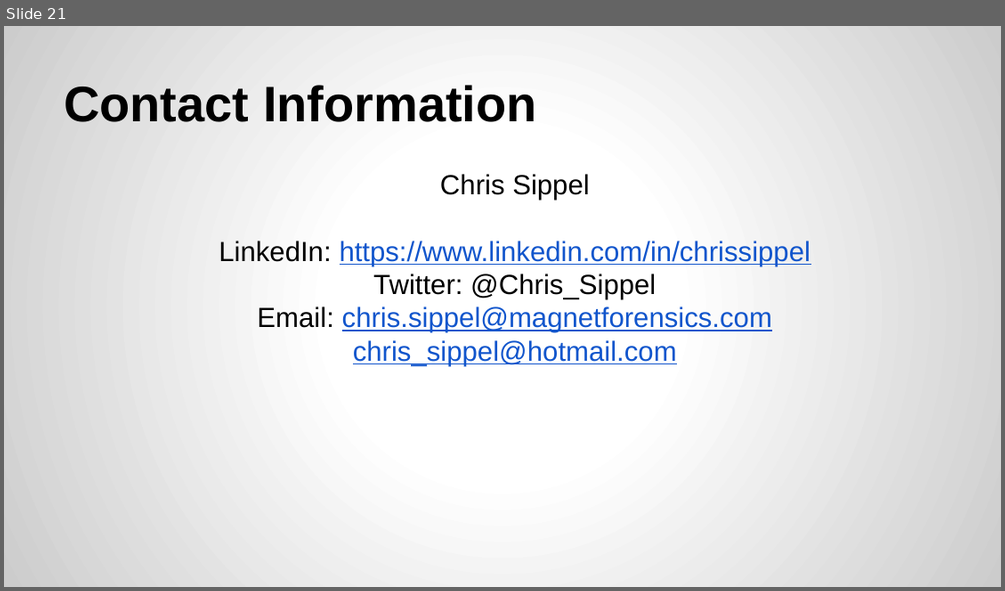
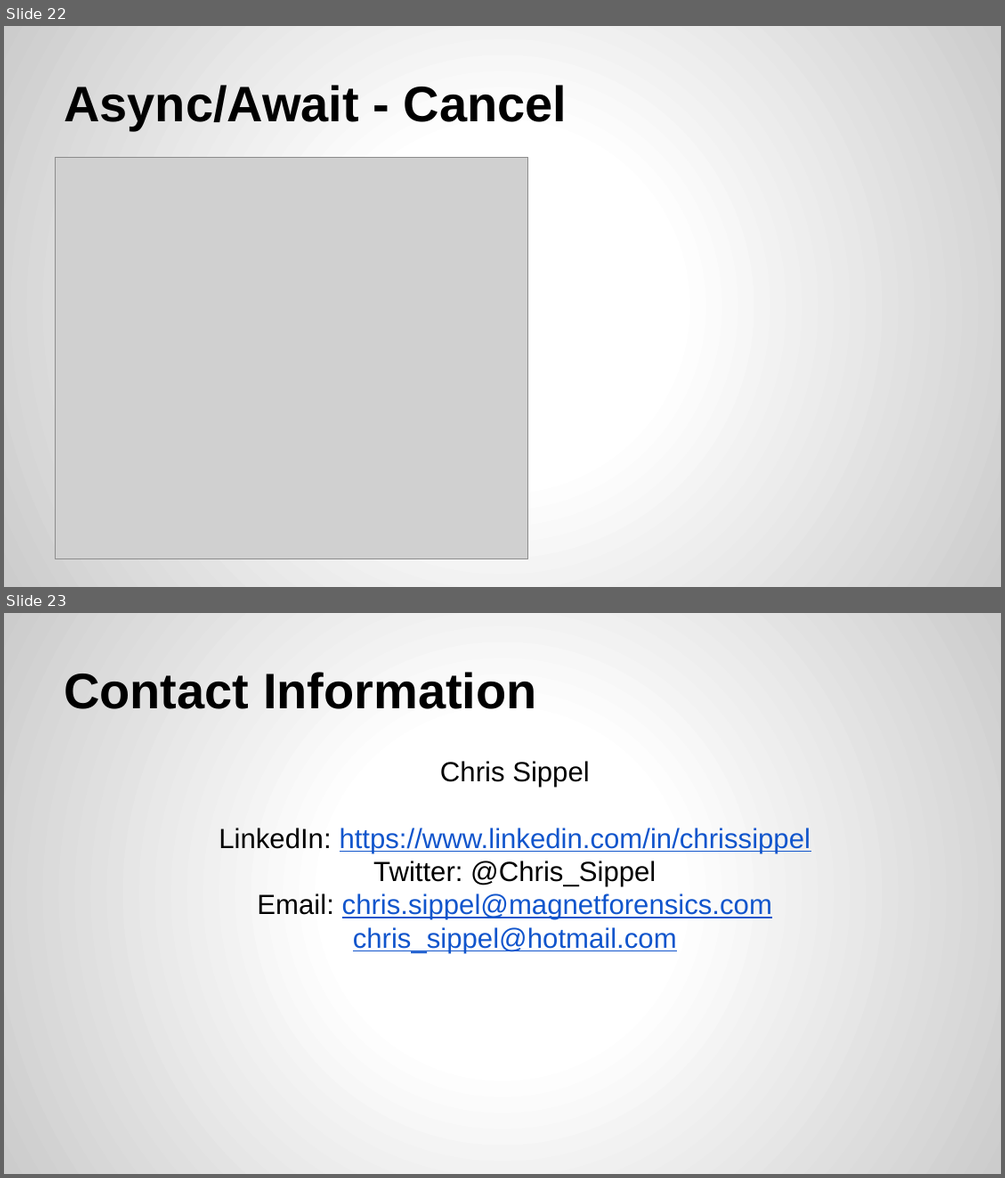
Before and after one commit to CSharpDevConnect/CSharpThreading01, a slide deck: C# Threading.pptx. Shown one above the other, each under a label of ours: slide 21 before the commit, slides 22 and 23 after it. The pictures are 1005x591 and 1005x1178 pixels, drawn with LibreOffice and Linux fonts; fonts in the diff are those of the drawing; grey boxes stand for pictures. Boxes give left, top, right and bottom in pixels: in the first picture for what was removed or moved away, otherwise in the second. Text is boxed around its words. In the diff, an @@ line names an element or a change of style, - is before the commit and + after.

```diff
--- a/C# Threading.pptx
+++ b/C# Threading.pptx
@@ slide 22 added at <box>4,26,1001,587</box>, background gradient #FFFFFF to #CCCCCC @@
@@ title added at <box>64,85,567,130</box>, 36 pt, text #000000, bold @@
+Async/Await - Cancel
@@ picture added at <box>55,158,528,559</box> @@
@@ what was slide 21 is now slide 23 @@
```
Also in this commit, not shown: 7 slides changed, 6 other slides added, 2 slides removed, 2 other files.
